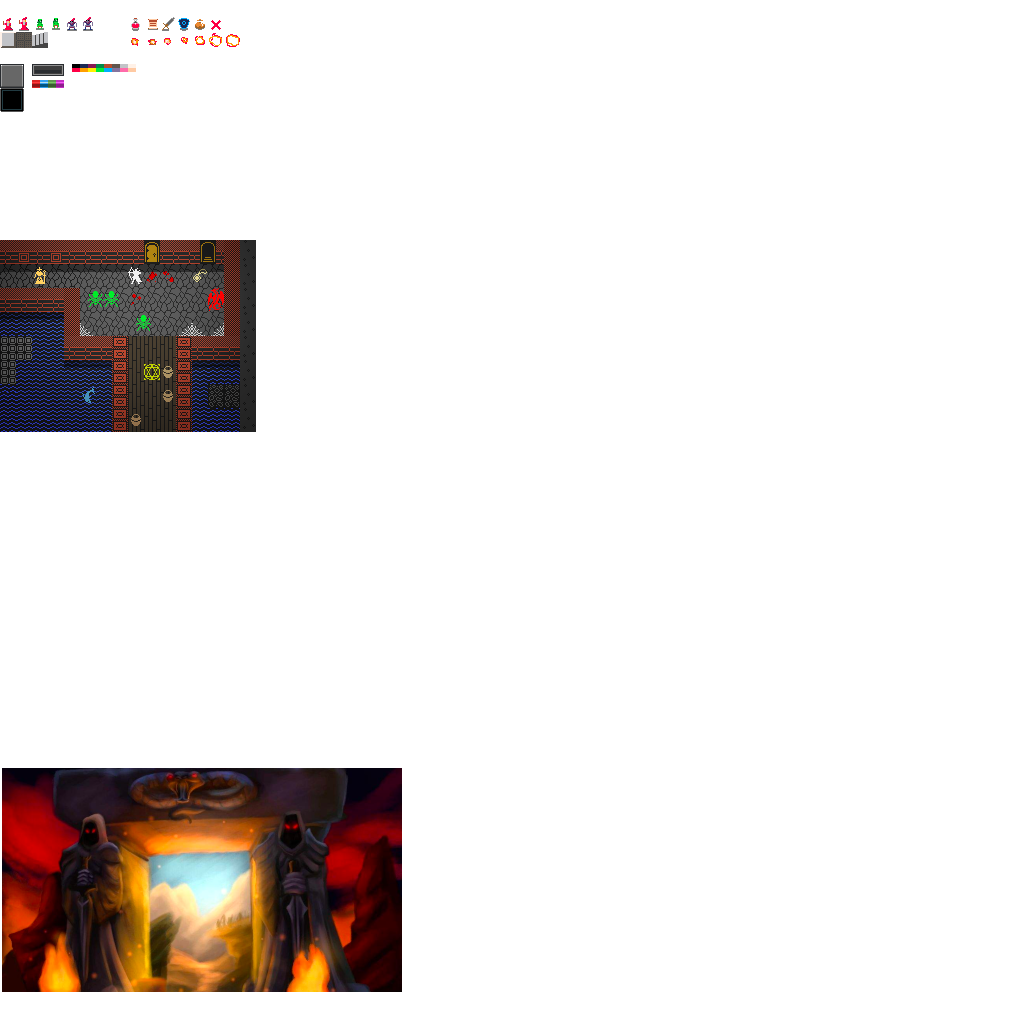
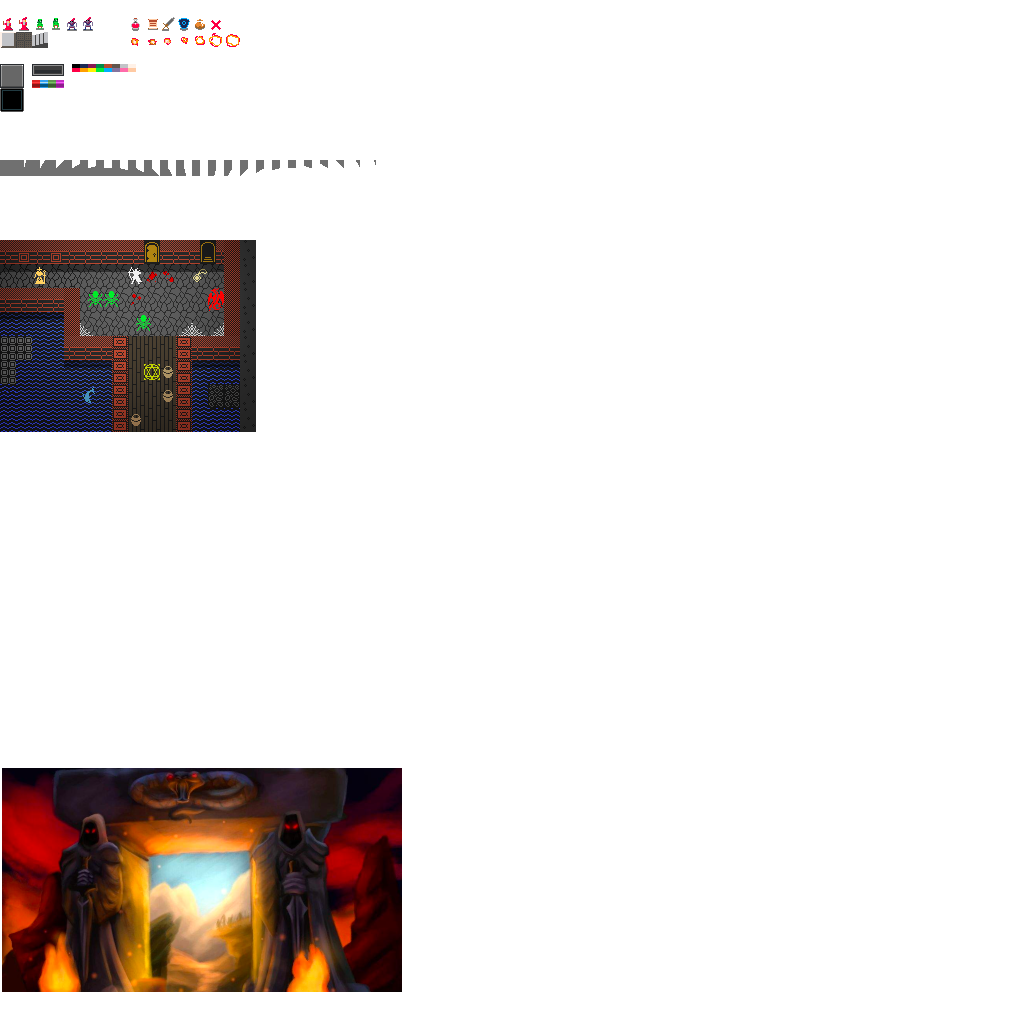
Layered file, before and after one edit (1024×1024). Changes by layer:
painted on "graphics.png" over left=0, top=160, right=376, bottom=176
